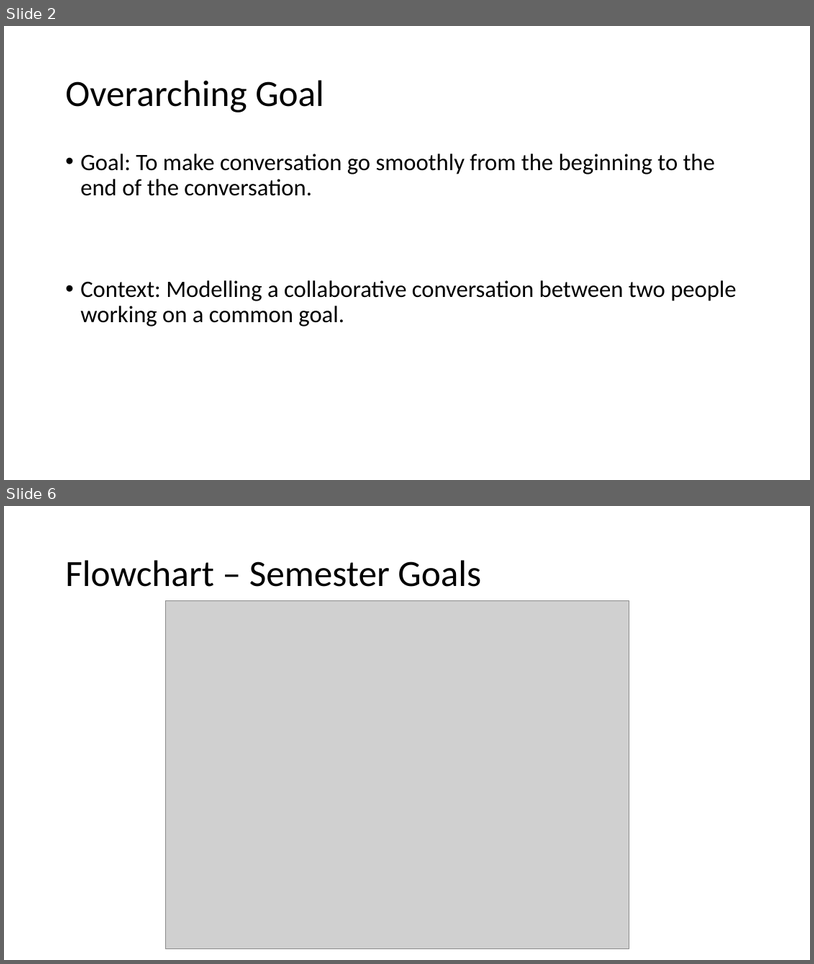
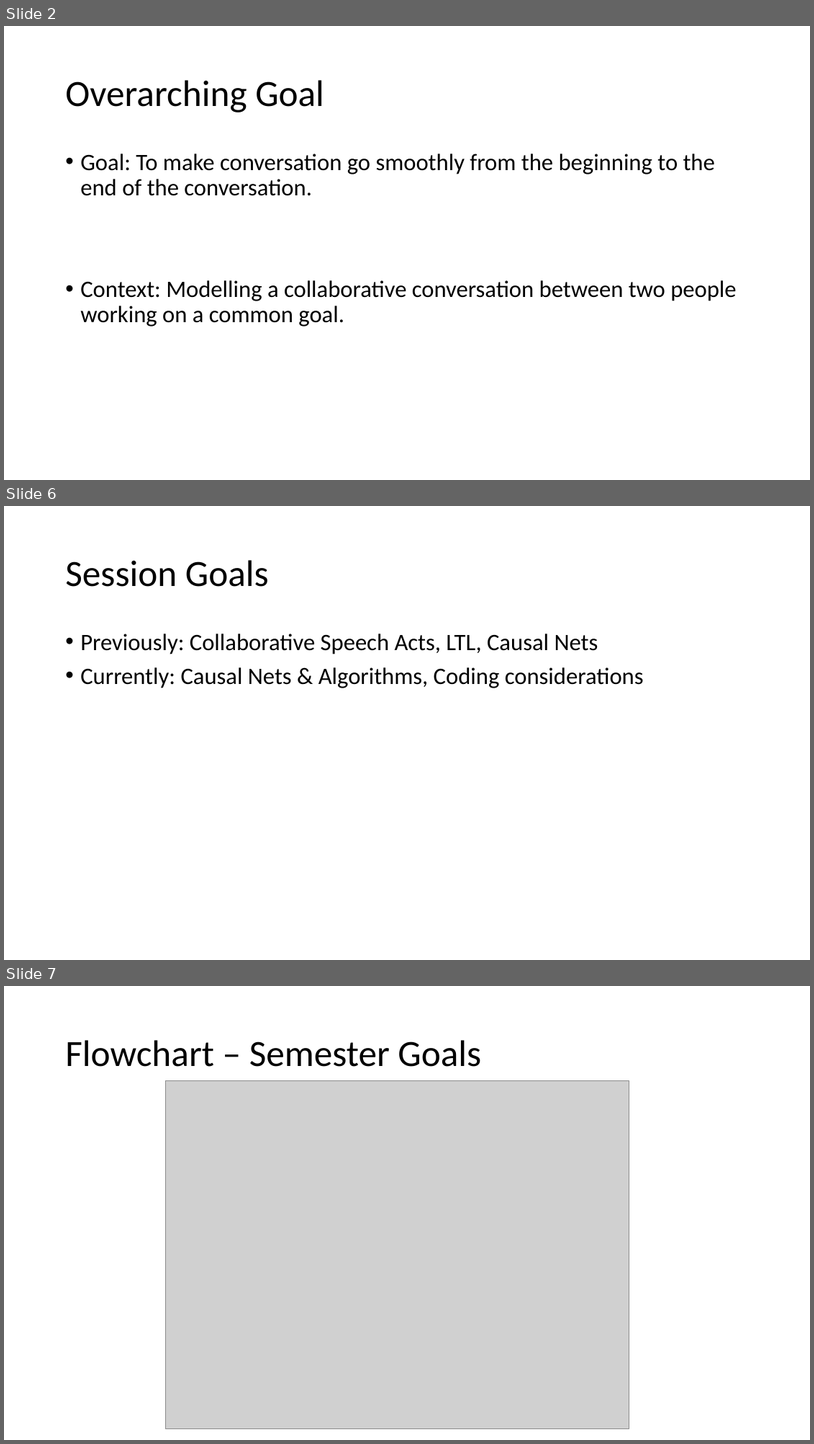
Before and after one commit to kensekense/unige-spring-2020, a slide deck: presentation2_CSAmodeling.pptx. Shown one above the other, each under a label of ours: slides 2 and 6 before the commit, slides 2, 6 and 7 after it; the slides between them are not shown. The pictures are 814x964 and 814x1444 pixels, drawn with LibreOffice and Linux fonts; fonts in the diff are those of the drawing; grey boxes stand for pictures. Boxes give left, top, right and bottom in pixels: in the first picture for what was removed or moved away, otherwise in the second. Text is boxed around its words. In the diff, an @@ line names an element or a change of style, - is before the commit and + after.

```diff
--- a/presentation2_CSAmodeling.pptx
+++ b/presentation2_CSAmodeling.pptx
@@ slide 6 added at (x1=4, y1=506, x2=810, y2=960), background #FFFFFF @@
@@ title added at (x1=65, y1=560, x2=269, y2=587), 44 pt, text #000000 @@
+Session Goals
@@ text added at (x1=80, y1=633, x2=644, y2=688), 28 pt, text #000000 @@
+• Previously: Collaborative Speech Acts, LTL, Causal Nets
+• Currently: Causal Nets & Algorithms, Coding considerations
@@ what was slide 6 is now slide 7 @@
```
Also in this commit, not shown: 1 slide changed.
